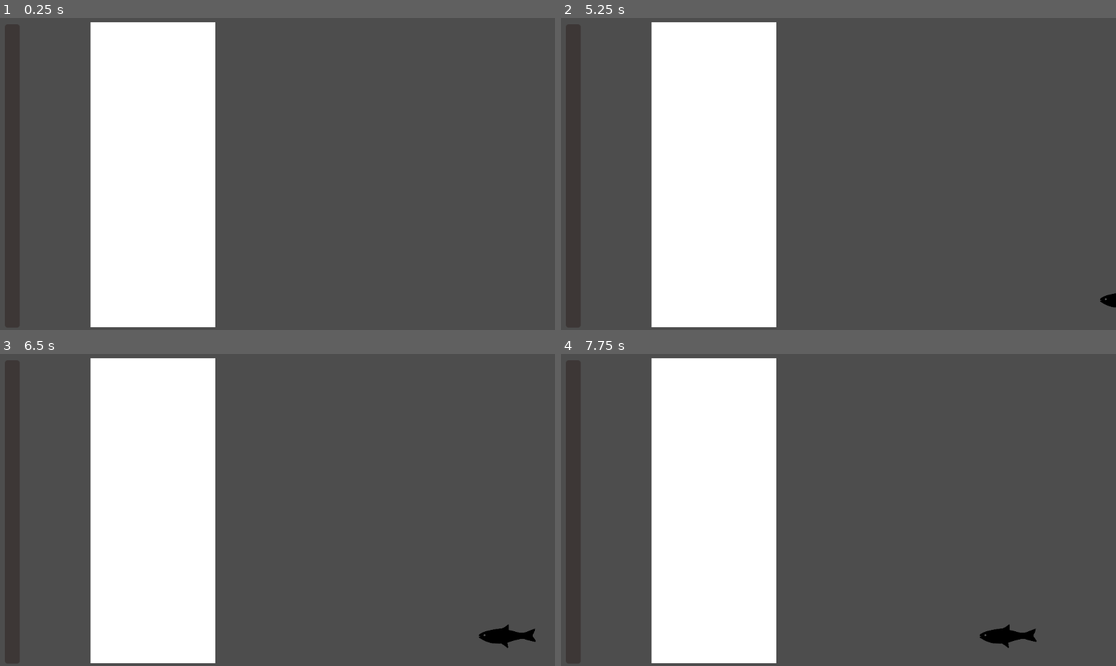
Above: before the commit, frames 1-4 (two rows, left to right).
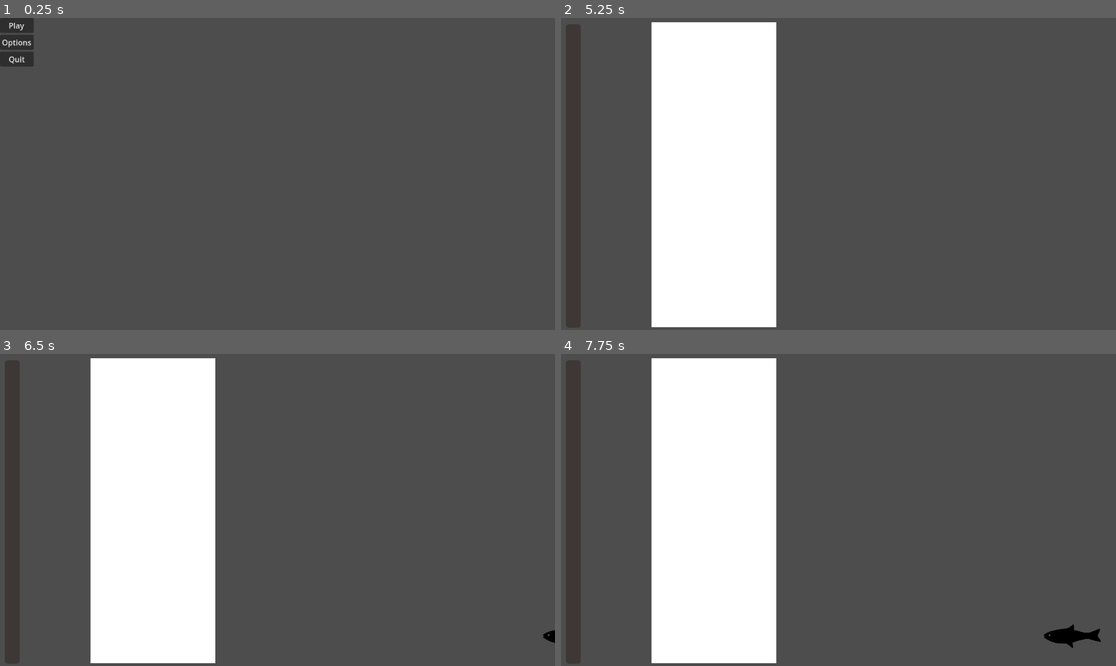
Above: after the commit, the same moments.

Repository: myticalcat/lazer_prot
Game: Godot game, scene res://menu.tscn
The game is run twice, just before and just after one commit, with the same random seed, the same clock (stepped at 60 frames per second) and the same inputs. Before the commit the project starts from res://main.tscn.
Inputs (mouse positions are in pixels of both pictures, inside the frame that each line leads up to):
- Up to frame 1 (0.25 s): no input
- Up to frame 2 (5.25 s): click (577, 42) at 0.5 s, where only the run after the commit has a clickable "Options"; click (577, 24) at 1.25 s, where only the run after the commit has a clickable "Play"; tap Enter at 2, 3.5, 5 s; move the mouse to (716, 174) at 2.02 s; click (716, 174) at 2.17 s; tap Space at 2.75, 4.25 s; move the mouse to (727, 189) at 2.77 s; click (727, 189) at 2.92 s; move the mouse to (894, 105) at 3.52 s; click (894, 105) at 3.67 s; move the mouse to (810, 236) at 4.27 s; click (810, 236) at 4.42 s; move the mouse to (1005, 220) at 5.02 s; click (1005, 220) at 5.17 s
- Up to frame 3 (6.5 s): move the mouse to (111, 463) at 5.77 s; click (111, 463) at 5.92 s
- Up to frame 4 (7.75 s): move the mouse to (866, 510) at 6.52 s; click (866, 510) at 6.67 s; move the mouse to (755, 432) at 7.27 s; click (755, 432) at 7.42 s

The runs differ from the first frame. In frame 1, 23% of the frame differs, in the area x 0-39%, y 0-100%; in frame 2, less than 0.1%; in frame 3, 0.4%; in frame 4, 0.7%.

Commit message:
Add menu scene

Diff:
--- /dev/null
+++ b/Menu.gd
@@ -0,0 +1,13 @@
+extends Button
+
+
+func _on_play_pressed():
+	get_tree().change_scene_to_file('res://main.tscn')
+
+
+func _on_options_pressed():
+	pass # Replace with function body.
+
+
+func _on_pressed():
+	get_tree().quit()
--- /dev/null
+++ b/menu.tscn
@@ -0,0 +1,35 @@
+[gd_scene load_steps=2 format=3 uid="uid://bsktqokv77gc5"]
+
+[ext_resource type="Script" path="res://Menu.gd" id="1_ky2u8"]
+
+[node name="Menu" type="Control"]
+layout_mode = 3
+anchors_preset = 15
+anchor_right = 1.0
+anchor_bottom = 1.0
+grow_horizontal = 2
+grow_vertical = 2
+
+[node name="MarginContainer" type="MarginContainer" parent="."]
+offset_right = 40.0
+offset_bottom = 40.0
+
+[node name="VBoxContainer" type="VBoxContainer" parent="MarginContainer"]
+layout_mode = 2
+
+[node name="Play" type="Button" parent="MarginContainer/VBoxContainer"]
+layout_mode = 2
+text = "Play"
+
+[node name="Options" type="Button" parent="MarginContainer/VBoxContainer"]
+layout_mode = 2
+text = "Options"
+
+[node name="Quit" type="Button" parent="MarginContainer/VBoxContainer"]
+layout_mode = 2
+text = "Quit"
+script = ExtResource("1_ky2u8")
+
+[connection signal="pressed" from="MarginContainer/VBoxContainer/Play" to="MarginContainer/VBoxContainer/Quit" method="_on_play_pressed"]
+[connection signal="pressed" from="MarginContainer/VBoxContainer/Options" to="MarginContainer/VBoxContainer/Quit" method="_on_options_pressed"]
+[connection signal="pressed" from="MarginContainer/VBoxContainer/Quit" to="MarginContainer/VBoxContainer/Quit" method="_on_pressed"]
--- a/project.godot
+++ b/project.godot
@@ -11,7 +11,7 @@
 [application]
 
 config/name="ScalePVZ"
-run/main_scene="res://main.tscn"
+run/main_scene="res://menu.tscn"
 config/features=PackedStringArray("4.1", "Mobile")
 config/icon="res://icon.svg"
 
